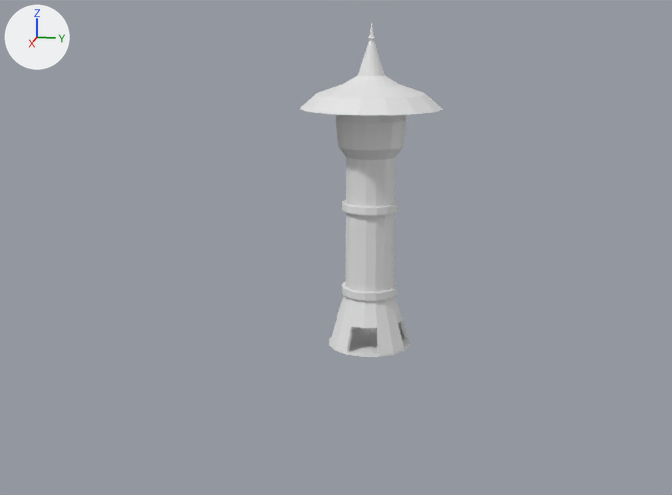
The Blender file Blender/HSWS Level.blend as it was, and as the next commit left it.
Both versions are drawn from a 50 mm camera at (276.0, 45.0, 100.0) aimed at (6.0, -9.0, 33.0). Lighting does not change. The marker at upper left points along +X, +Y and +Z. The older version comes first. The same objects are shown in both versions, whatever each file hides.

Names of what the first picture shows: 'Tower'.
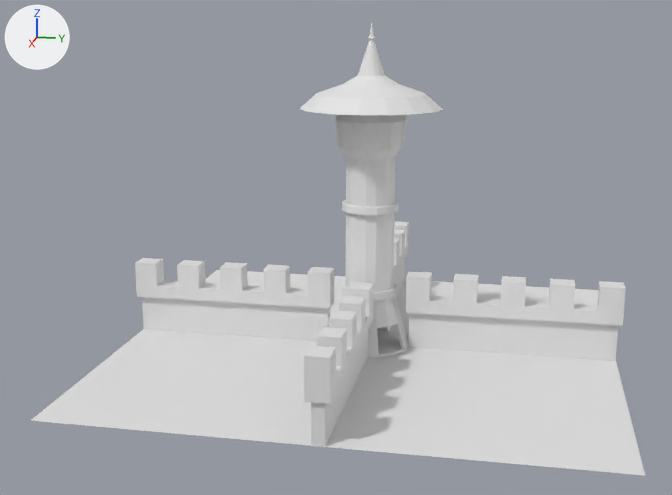
Where the newer file only moved an object's origin or applied its transform, the numbers keep the older frame.

The change, as a list of edits to the scene's bpy script:
```text
Change me_cylinder_003:
    used by ob_tower; location = (0.0, 0.0, 28.9); scale = (1.07, 1.07, 1.07)
    remove me_cylinder_003.from_pydata(...)  # 576 vertices, 591 faces, 144 loose edges; spans x -20.1..20.1, y -20.1..20.1, z -26.6..65.5
    add me_cylinder_003.from_pydata(...)  # 576 vertices, 590 faces, 144 loose edges; spans x -20.1..20.1, y -20.1..20.1, z -26.6..65.5
    me_cylinder_003 part 1
    25 faces are deleted
    8 loose edges are deleted
    8 loose edges are added
    24 new faces join them
Add me_cube_004:
    me_cube_004.from_pydata(...)  # 100 vertices, 89 faces, 8 loose edges; spans x -3.1..3.1, y -11.0..53.1, z -2.0..21.2
Add me_plane:
    me_plane.from_pydata([(-1.0, -1.0, 0.0), (1.0, -1.0, 0.0), (-1.0, 1.0, 0.0), (1.0, 1.0, 0.0)], [], [(0, 1, 3, 2)])
Add ob_w_wall:
    ob_w_wall = bpy.data.objects.new('W Wall', me_cube_004)
    ob_w_wall.location = (-22.7, 0.0, 2.4)
    ob_w_wall.rotation_euler = (0.0, 0.0, 1.571)  # degrees (0, 0, 90)
Add ob_s_wall:
    ob_s_wall = bpy.data.objects.new('S Wall', me_cube_004.copy())
    ob_s_wall.location = (0.0, -65.0, 2.4)
Add ob_plane:
    ob_plane = bpy.data.objects.new('Plane', me_plane)
    ob_plane.location = (0.0, 0.0, 0.6)
    ob_plane.scale = (75.0, 75.0, 75.0)
Add ob_n_wall:
    ob_n_wall = bpy.data.objects.new('N Wall', me_cube_004.copy())
    ob_n_wall.location = (0.0, 65.0, 2.5)
    ob_n_wall.rotation_euler = (0.0, 0.0, 3.142)  # degrees (0, 0, 180)
Add ob_e_wall:
    ob_e_wall = bpy.data.objects.new('E Wall', me_cube_004.copy())
    ob_e_wall.location = (22.7, 0.0, 2.4)
    ob_e_wall.rotation_euler = (0.0, 0.0, 4.712)  # degrees (0, 0, 270)
```

Location of each change, (x1, y1, x2, y2) in pixels of the pictures (672 x 495 px; the box of a moved part takes in the faces that stretch with it):
'Plane', added
    after: (30, 270, 645, 476)
'N Wall', added
    after: (406, 271, 626, 361)
'S Wall', added
    after: (135, 258, 334, 341)
'E Wall', added
    after: (304, 282, 374, 448)
'W Wall', added
    after: (394, 221, 409, 297)
part 1 of me_cylinder_003, moved or reshaped
    before: (329, 320, 405, 355)
    after: (368, 316, 409, 355)
